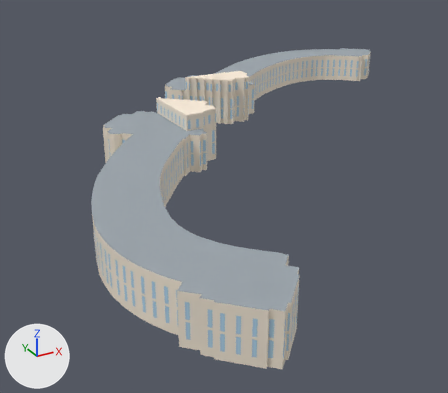
One commit to the glTF model collection/palais-de-chaillot/low.glb: the scene before it, then after it.
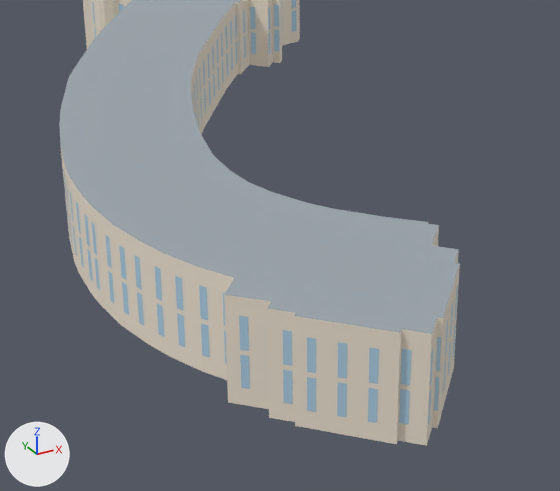
The first picture shows the older version from a 50 mm lens placed at (-183.0, -329.0, 124.0), pointed at (-17.0, -27.0, -27.0). The close-ups show the older and then the newer version on the part from 13% to 79% of the width and 35% to 100% of the height of that picture. Only the edits that show in the close-ups are written down. The lights are fixed; the arrows at lower left show +X, +Y and +Z.

Script lines for the objects in view, before the commit:
```python
mat_window = principled_material('window')
mat_window.base_color = (0.371, 0.552, 0.694)  # blue #a4c4d9
mat_window.roughness = 0.65
mat_window.emission_color = (0.0297, 0.0442, 0.0555)  # dark blue #303b43
mat_window.emission_strength = 1.0
me_curved_pavilion_wing = bpy.data.meshes.new('Curved pavilion wing')
me_curved_pavilion_wing.from_pydata(...)  # 544 vertices, 1161 faces; spans x -126.0..202.0, y -204.0..131.0, z 0.0..29.0
me_curved_pavilion_wing.materials.append(mat_stone)  # pale yellow #efe4d3
me_flat_wing_roof = bpy.data.meshes.new('Flat wing roof')
me_flat_wing_roof.from_pydata(...)  # 232 vertices, 228 faces; spans x -126.0..202.0, y -204.0..131.0, z 21.0
me_flat_wing_roof.materials.append(mat_roof)  # grey #9da6ad
me_supported_windows = bpy.data.meshes.new('Supported windows')
me_supported_windows.from_pydata(...)  # 2132 vertices, 1066 faces; spans x -126.0..202.0, y -204.0..131.0, z 4.0..27.0
me_supported_windows.materials.append(mat_window)  # blue #a4c4d9
ob_roof = bpy.data.objects.new('roof', me_flat_wing_roof)
ob_roof.location = (0.0, 0.0, 0.0)
ob_stone = bpy.data.objects.new('stone', me_curved_pavilion_wing)
ob_stone.location = (0.0, 0.0, 0.0)
ob_window = bpy.data.objects.new('window', me_supported_windows)
ob_window.location = (0.0, 0.0, 0.0)
```
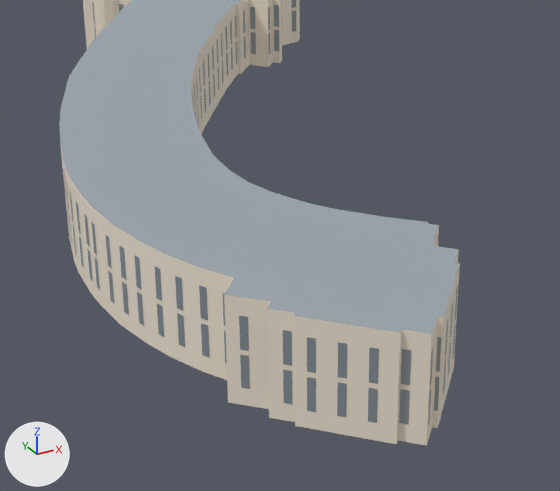
Changed parts and their boxes (x1, y1, x2, y2) in the close-ups (560 x 491 px):
'window', recoloured
    both: (63, 0, 458, 425)

Edits to the bpy script that builds the scene:
```text
Change mat_window:
    mat_window.base_color: (0.371, 0.552, 0.694) -> (0.127, 0.191, 0.254)  # blue #a4c4d9 -> blue #64798a
```
